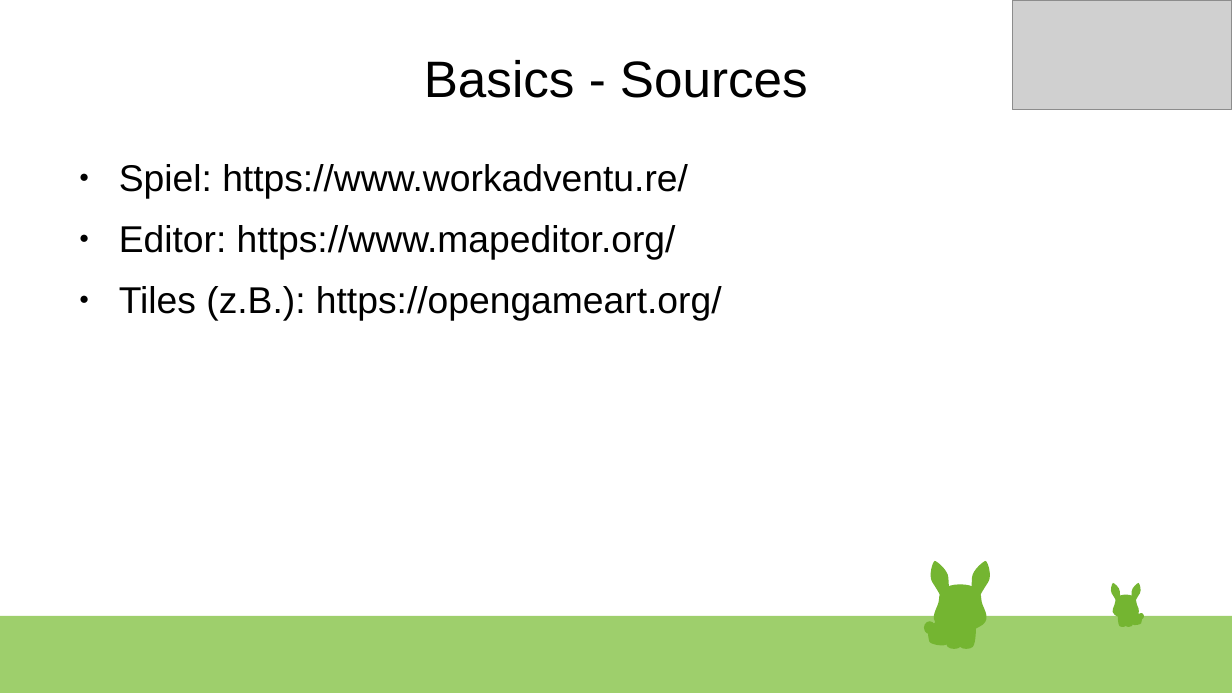
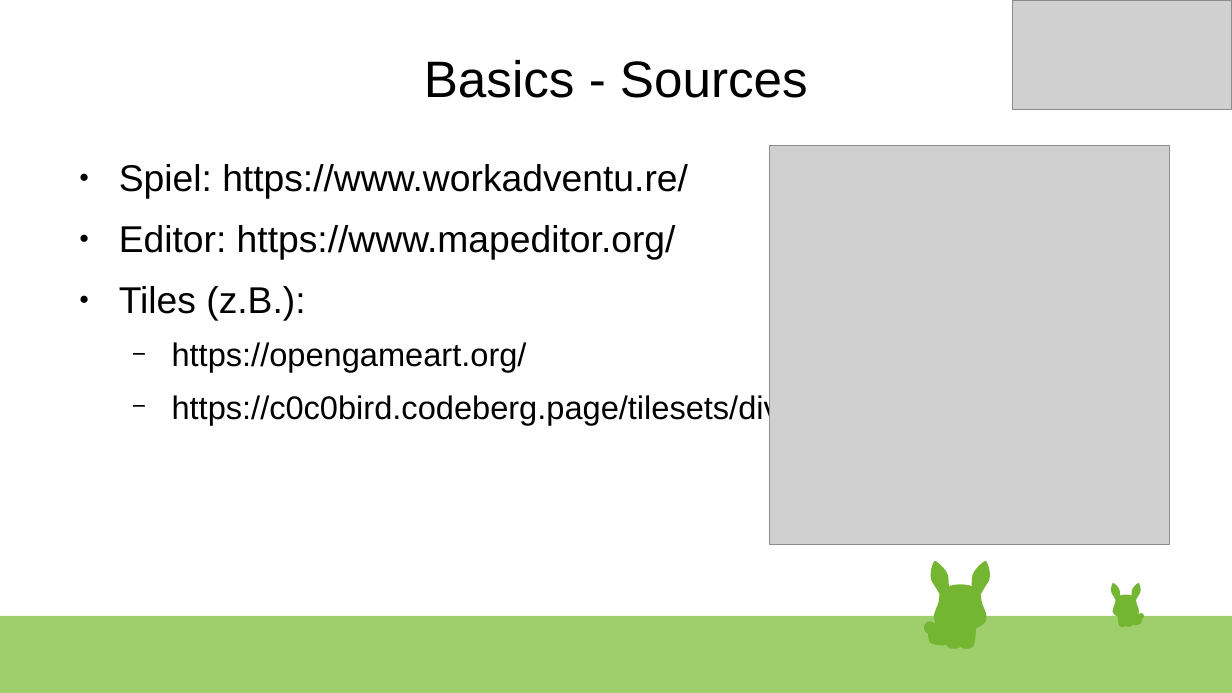
Before and after one commit to c3e/diVOCWorkadventure, a slide deck: slide 4 of assets/WorkAdventure.odp. Drawn at 1232x693 pixels with LibreOffice and Linux fonts; fonts in the diff are those of the drawing; grey boxes stand for pictures. Boxes give left, top, right and bottom in pixels: in the first picture for what was removed or moved away, otherwise in the second. Text is boxed around its words. In the diff, an @@ line names an element or a change of style, - is before the commit and + after.

Commit message:
Präsi Update Divoc

```diff
--- a/assets/WorkAdventure.odp
+++ b/assets/WorkAdventure.odp
@@ picture added at box(770, 145, 1169, 544) @@
@@ text at box(119, 286, 1028, 425): text changed; size 24 to 21 pt @@
-● Tiles (z.B.): https://opengameart.org/
+● Tiles (z.B.):
+  − https://opengameart.org/
+  − https://c0c0bird.codeberg.page/tilesets/divoc-functional.png
```
Also in this commit, not shown: 4 other slides changed, 1 other file.
